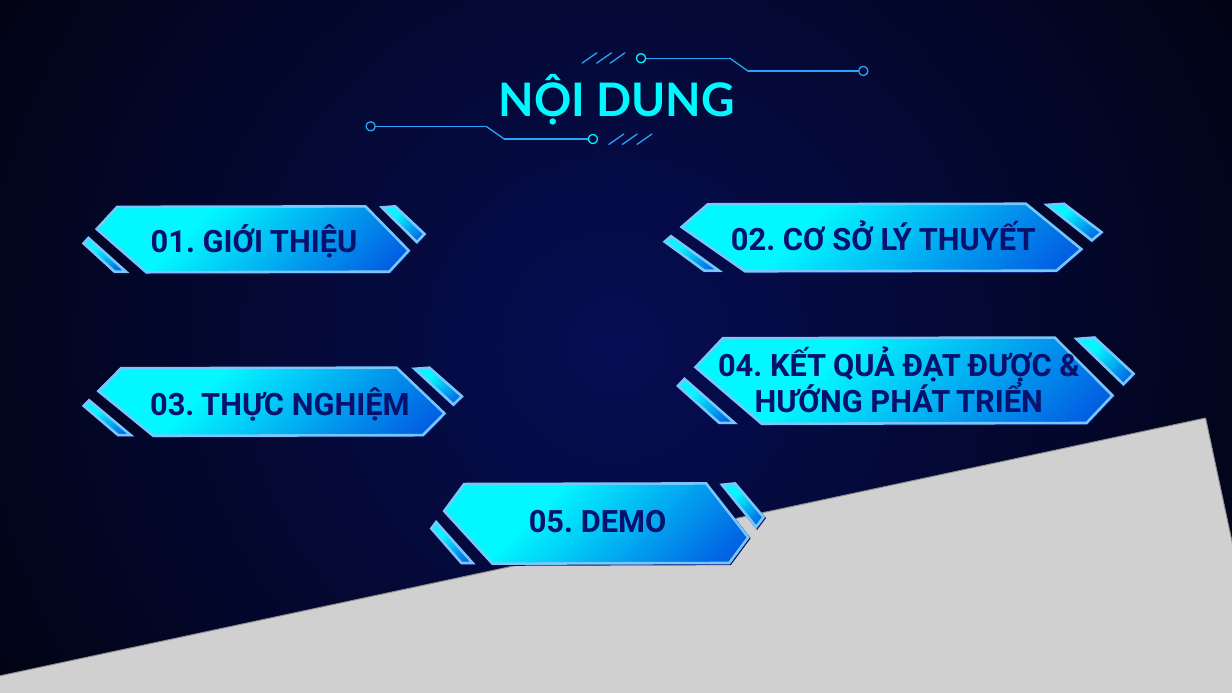
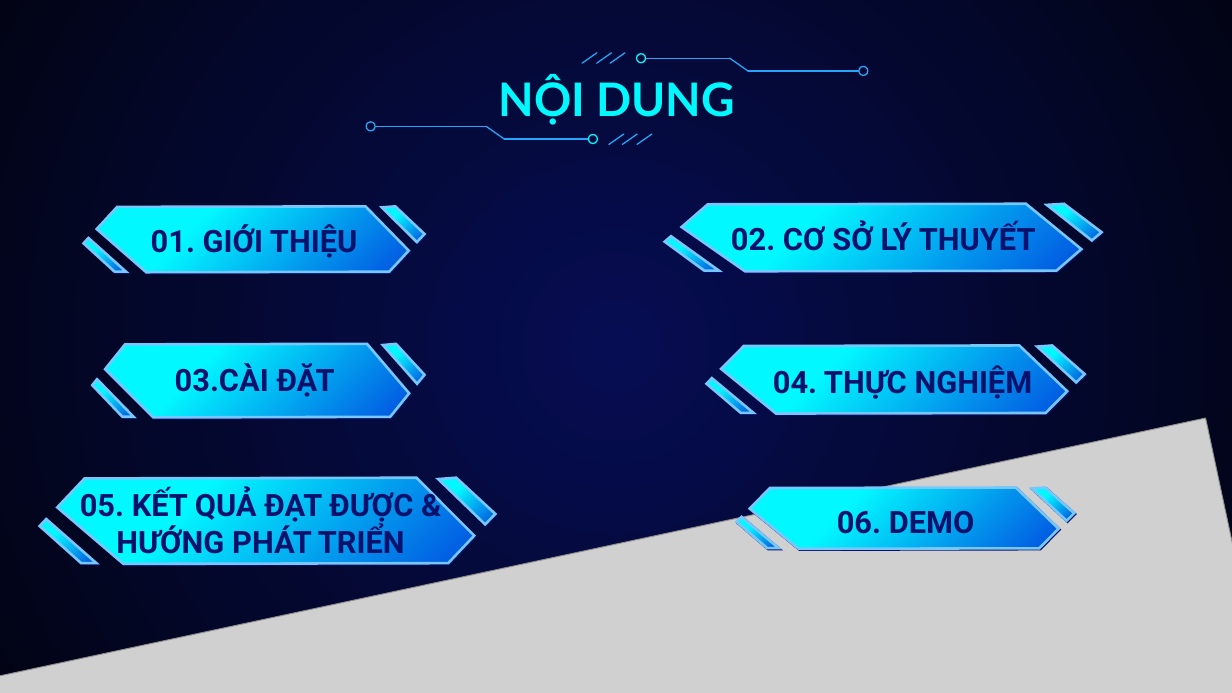
Before and after one commit to duongtrucmai/My-Thesis-about-Blockchain, a slide deck: slide 2 of Report/B2004790-Dương Trúc Mai-XÂY DỰNG HỆ THỐNG CHỨNG THỰC BẰNG CẤP CỦA TRƯỜNG ĐẠI HỌC SỬ DỤNG CÔNG NGHỆ BLOCKCHAIN VÀ NỀN TẢNG ETHEREUM.pptx. Drawn at 1232x693 pixels with LibreOffice and Linux fonts; fonts in the diff are those of the drawing; grey boxes stand for pictures. Boxes give left, top, right and bottom in pixels: in the first picture for what was removed or moved away, otherwise in the second. Text is boxed around its words. In the diff, an @@ line names an element or a change of style, - is before the commit and + after.

```diff
--- a/Report/B2004790-Dương Trúc Mai-XÂY DỰNG HỆ THỐNG CHỨNG THỰC BẰNG CẤP CỦA TRƯỜNG ĐẠI HỌC SỬ DỤNG CÔNG NGHỆ BLOCKCHAIN VÀ NỀN TẢNG ETHEREUM.pptx
+++ b/Report/B2004790-Dương Trúc Mai-XÂY DỰNG HỆ THỐNG CHỨNG THỰC BẰNG CẤP CỦA TRƯỜNG ĐẠI HỌC SỬ DỤNG CÔNG NGHỆ BLOCKCHAIN VÀ NỀN TẢNG ETHEREUM.pptx
@@ 3 freeform shapes: place and size @@
-3 freeform shapes at (84,368,462,436)
+3 freeform shapes at (707,346,1085,414)
@@ group added at (92,344,424,418): 3 freeform shapes, 1 text @@
+03.CÀI ĐẶT
@@ text at (773,365,1033,401): text changed @@
-03. THỰC NGHIỆM
+04. THỰC NGHIỆM
@@ 3 freeform shapes: place and size @@
-3 freeform shapes at (678,337,1134,423)
+3 freeform shapes at (40,478,495,564)
@@ text at (80,488,413,561): text changed @@
-04. KẾT QUẢ ĐẠT ĐƯỢC & HƯỚNG PHÁT TRIỂN
+05. KẾT QUẢ ĐẠT ĐƯỢC & HƯỚNG PHÁT TRIỂN
@@ freeform shape: place and size @@
-freeform shape at (445,483,749,564)
+freeform shape at (750,488,1058,549)
@@ text at (837,505,975,534): text changed @@
-05. DEMO
+06. DEMO
@@ freeform shape: place and size @@
-freeform shape at (722,483,763,527)
+freeform shape at (1032,488,1075,521)
@@ freeform shape: place and size @@
-freeform shape at (432,522,473,563)
+freeform shape at (737,517,778,548)
```
Also in this commit, not shown: 5 other slides changed.
